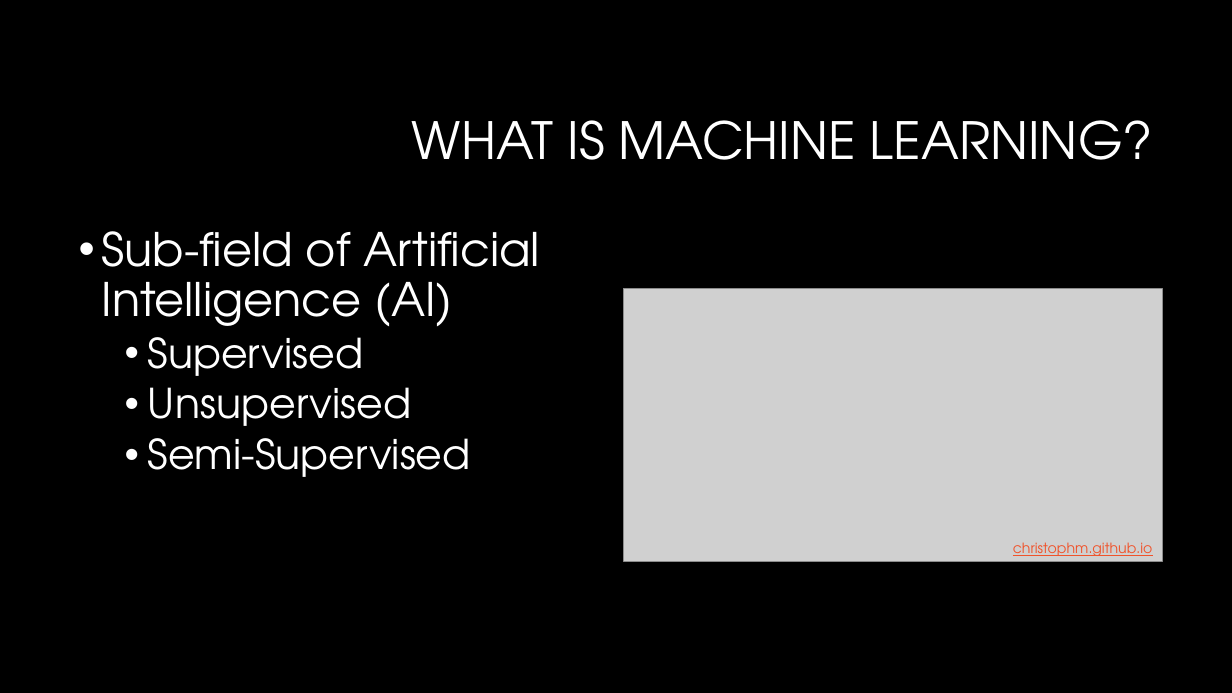
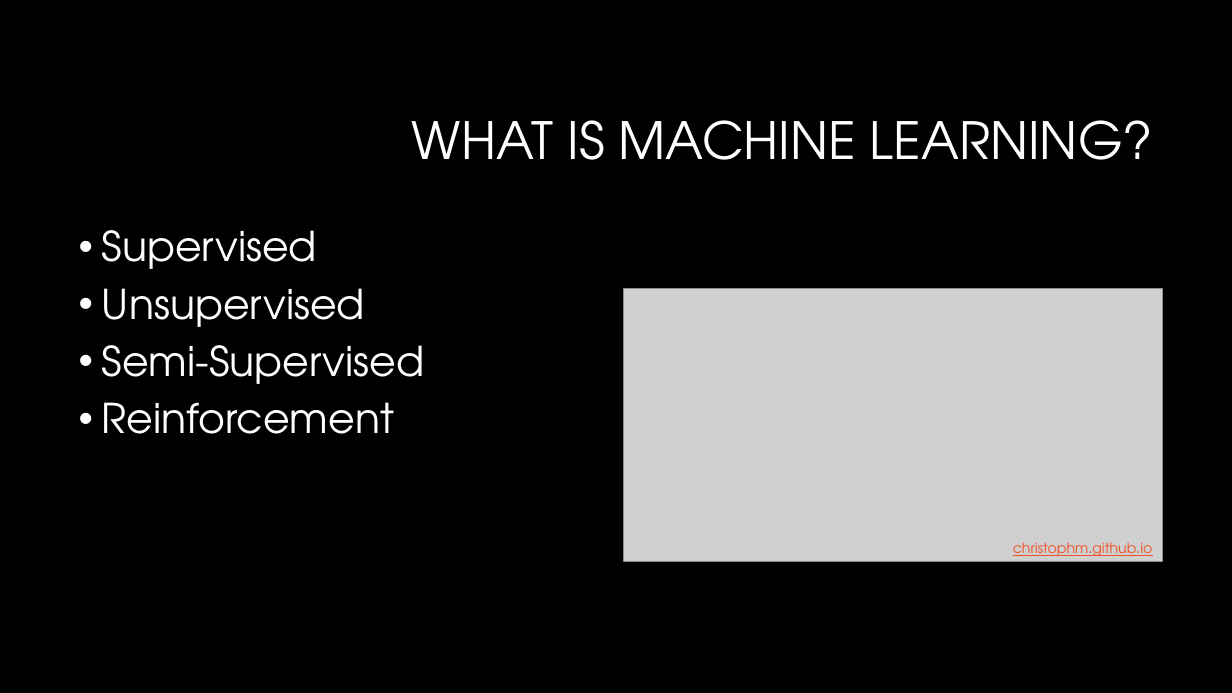
Before and after one commit to newmancodes/why-we-must-ask-why-of-machine-learning, a slide deck: slide 3 of Why We Must Ask Why of Machine Learning.pptx. Drawn at 1232x693 pixels with LibreOffice and Linux fonts; fonts in the diff are those of the drawing; grey boxes stand for pictures; background and template pictures are left out. Boxes give left, top, right and bottom in pixels: in the first picture for what was removed or moved away, otherwise in the second. Text is boxed around its words. In the diff, an @@ line names an element or a change of style, - is before the commit and + after.

```diff
--- a/Why We Must Ask Why of Machine Learning.pptx
+++ b/Why We Must Ask Why of Machine Learning.pptx
@@ text at (x1=102, y1=231, x2=540, y2=326): paragraph removed @@
-• Sub-field of Artificial Intelligence (AI)
@@ text at (x1=102, y1=230, x2=425, y2=384): list level 2 to 1 in "Supervised"; list level 2 to 1 in "Unsupervised"; list level 2 to 1 in "Semi-Supervised" @@
@@ text at (x1=102, y1=402, x2=395, y2=434): paragraph added @@
+• Reinforcement
```
Also in this commit, not shown: 4 other slides changed, 6 slides added, 1 slide removed, 1 other file.
